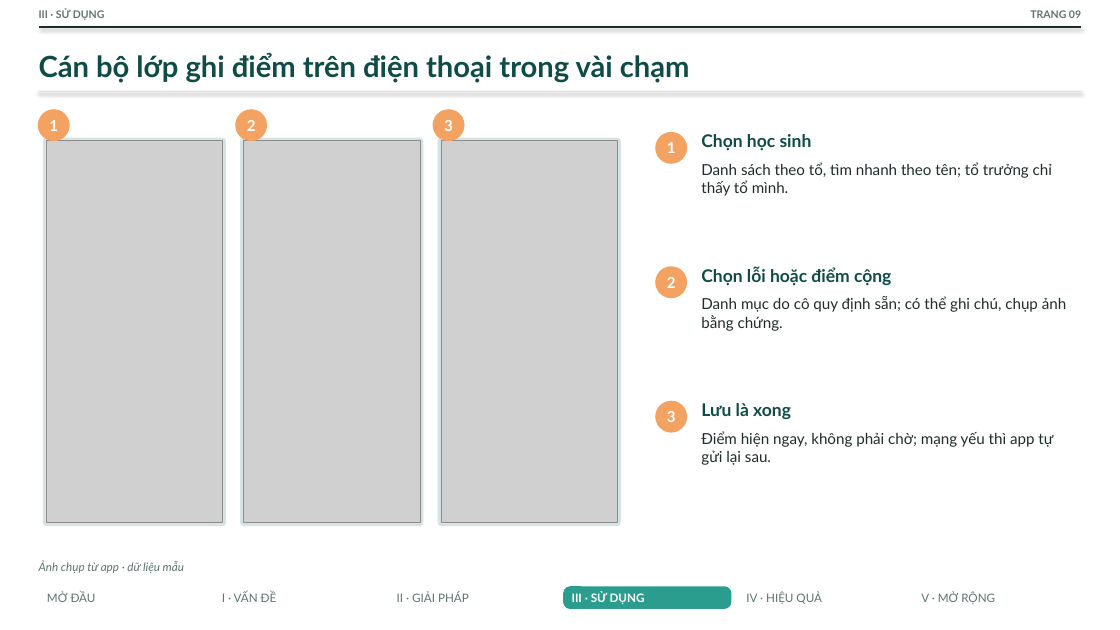
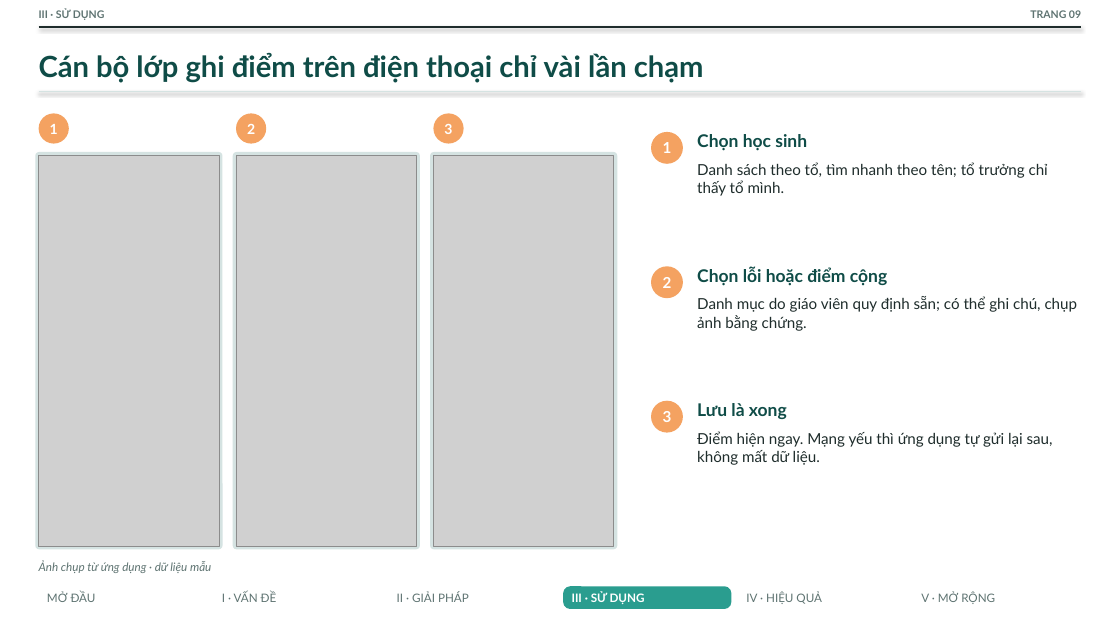
Before and after one commit to THPTYenHoa/Theo-doi-hanh-kiem-11D3-nam-hoc-2026-2027, a slide deck: slide 9 of docs/20261009_BaiDuThi_So_hanh_kiem_11D3.pptx. Drawn at 1120x630 pixels with LibreOffice and Linux fonts; fonts in the diff are those of the drawing; grey boxes stand for pictures. Boxes give left, top, right and bottom in pixels: in the first picture for what was removed or moved away, otherwise in the second. Text is boxed around its words. In the diff, an @@ line names an element or a change of style, - is before the commit and + after.

```diff
--- a/docs/20261009_BaiDuThi_So_hanh_kiem_11D3.pptx
+++ b/docs/20261009_BaiDuThi_So_hanh_kiem_11D3.pptx
@@ text at (x1=39, y1=53, x2=704, y2=82): text changed @@
-Cán bộ lớp ghi điểm trên điện thoại trong vài chạm
+Cán bộ lớp ghi điểm trên điện thoại chỉ vài lần chạm
@@ size 13 to 12 pt in 3 elements at (x1=444, y1=124, x2=452, y2=134), (x1=50, y1=124, x2=58, y2=134), (x1=247, y1=124, x2=255, y2=134) @@
@@ 3 ellipses moved together from (x1=38, y1=109, x2=465, y2=141) to (x1=39, y1=113, x2=464, y2=144) @@
@@ text "Chọn học sinh" moved from (x1=701, y1=134, x2=812, y2=151) to (x1=697, y1=134, x2=807, y2=151) @@
@@ rounded rectangle resized from (x1=43, y1=138, x2=226, y2=526) to (x1=35, y1=152, x2=223, y2=549) @@
@@ picture resized from (x1=46, y1=141, x2=223, y2=523) to (x1=39, y1=155, x2=219, y2=546) @@
@@ rounded rectangle resized from (x1=240, y1=138, x2=423, y2=526) to (x1=233, y1=152, x2=420, y2=549) @@
@@ picture resized from (x1=244, y1=141, x2=420, y2=523) to (x1=236, y1=155, x2=417, y2=546) @@
@@ rounded rectangle resized from (x1=438, y1=138, x2=621, y2=526) to (x1=430, y1=152, x2=618, y2=549) @@
@@ picture resized from (x1=441, y1=141, x2=618, y2=523) to (x1=434, y1=155, x2=614, y2=546) @@
@@ text "Danh sách theo tổ, tìm ..." moved from (x1=701, y1=162, x2=1052, y2=196) to (x1=697, y1=162, x2=1048, y2=196) @@
@@ text "Chọn lỗi hoặc điểm cộng" moved from (x1=701, y1=267, x2=891, y2=286) to (x1=697, y1=267, x2=887, y2=286) @@
@@ text at (x1=697, y1=296, x2=1078, y2=331): text changed @@
-Danh mục do cô quy định sẵn; có thể ghi chú, chụp ảnh bằng chứng.
+Danh mục do giáo viên quy định sẵn; có thể ghi chú, chụp ảnh bằng chứng.
@@ 3 texts, 3 ellipses moved together from (x1=655, y1=132, x2=687, y2=433) to (x1=651, y1=132, x2=683, y2=433) @@
@@ text "Lưu là xong" moved from (x1=701, y1=403, x2=791, y2=419) to (x1=697, y1=403, x2=787, y2=419) @@
@@ text at (x1=697, y1=431, x2=1053, y2=465): text changed @@
-Điểm hiện ngay, không phải chờ; mạng yếu thì app tự gửi lại sau.
+Điểm hiện ngay. Mạng yếu thì ứng dụng tự gửi lại sau, không mất dữ liệu.
@@ text at (x1=39, y1=561, x2=211, y2=573): text changed @@
-Ảnh chụp từ app · dữ liệu mẫu
+Ảnh chụp từ ứng dụng · dữ liệu mẫu
```
Also in this commit, not shown: 18 other slides changed, 1 slide added, 1 slide removed.
